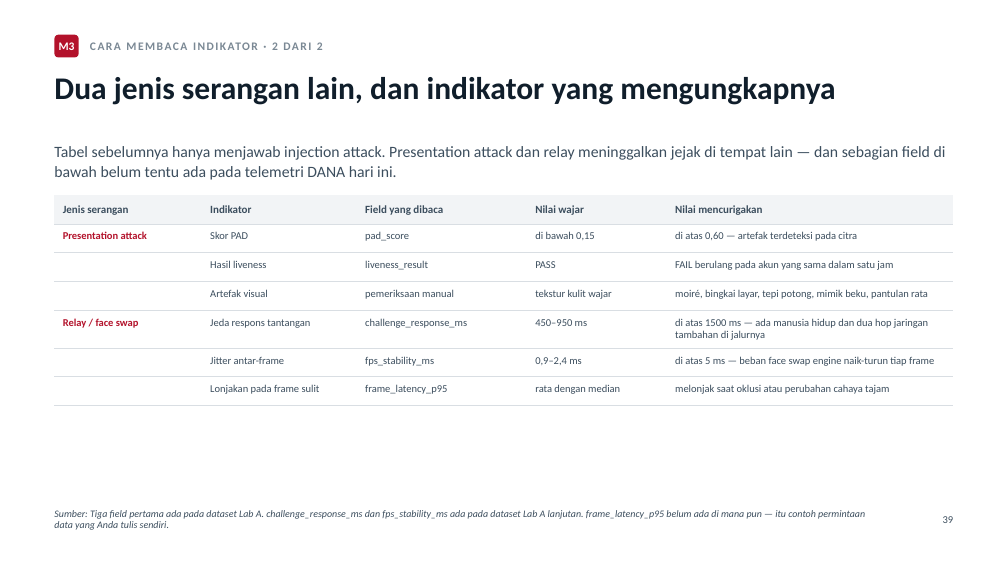
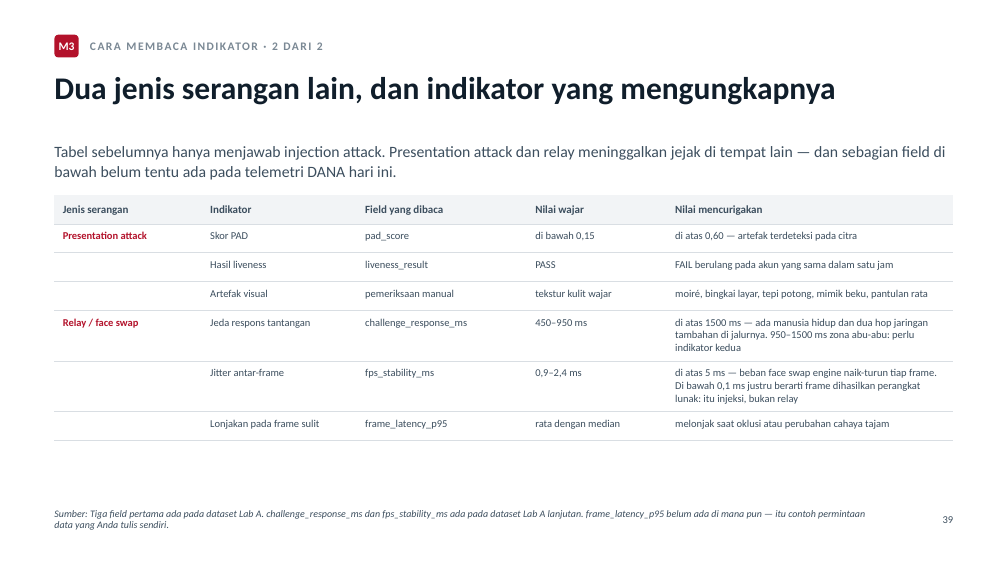
Before and after one commit to bosen/angkot, a slide deck: slide 47 of deck/Deck_Workshop_2Hari.pptx. Drawn at 1008x567 pixels with LibreOffice and Linux fonts; fonts in the diff are those of the drawing. Boxes give left, top, right and bottom in pixels: in the first picture for what was removed or moved away, otherwise in the second. Text is boxed around its words. In the diff, an @@ line names an element or a change of style, - is before the commit and + after.

Commit message:
Samakan lab kit dengan deck: durasi, ambang indikator, dan baris major brand

```diff
--- a/deck/Deck_Workshop_2Hari.pptx
+++ b/deck/Deck_Workshop_2Hari.pptx
@@ table at <box>54,195,954,433</box> @@
-row 5, column 5: di atas 1500 ms — ada manusia hidup dan dua hop jaringan tambahan di jalurnya
+row 5, column 5: di atas 1500 ms — ada manusia hidup dan dua hop jaringan tambahan di jalurnya. 950–1500 ms zona abu-abu: perlu indikator kedua
-row 6, column 5: di atas 5 ms — beban face swap engine naik-turun tiap frame
+row 6, column 5: di atas 5 ms — beban face swap engine naik-turun tiap frame. Di bawah 0,1 ms justru berarti frame dihasilkan perangkat lunak: itu injeksi, bukan relay
```
Also in this commit, not shown: 2 other slides changed, 3 other files.
